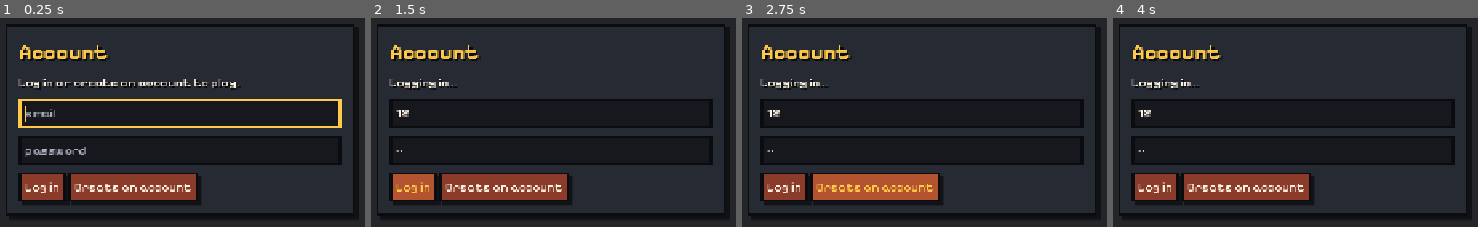
Above: before the commit, frames 1-4 (left to right).
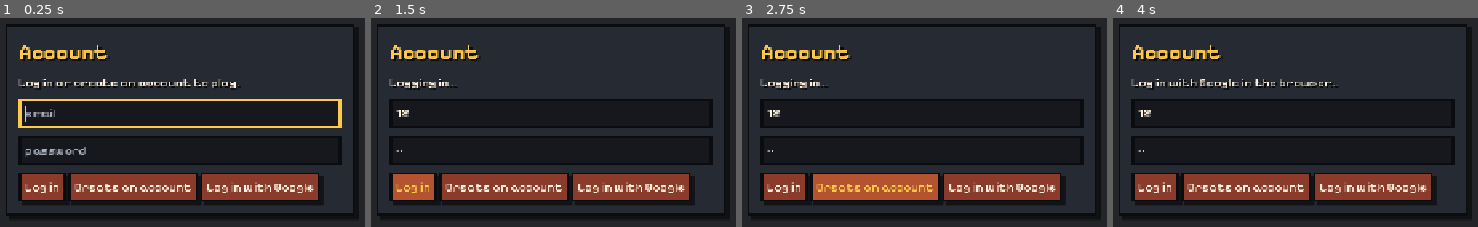
Above: after the commit, the same moments.

Repository: LeandreBl/octo-magic
Game: Godot game, scene res://game/main.tscn
Two runs of this game, one before a commit and one after it. Both use one fixed random seed, a clock stepped at 60 frames per second and the inputs below.
Inputs (mouse positions are in pixels of both pictures, inside the frame that each line leads up to):
- Up to frame 1 (0.25 s): no input
- Up to frame 2 (1.5 s): click (549, 114) at 0.52 s; type "12" at 0.6 s; click (549, 149) at 0.75 s; type "12" at 0.83 s; click "Log in" at 1.25 s
- Up to frame 3 (2.75 s): click "Create an account" at 2 s
- Up to frame 4 (4 s): click (1372, 187) at 2.75 s, where only the run after the commit has a clickable "Log in with Google"; tap Enter at 3.5 s; move the mouse to (1470, 97) at 3.52 s; hold D (move_right) from 3.53 s (still down); click (1470, 97) at 3.67 s

The runs differ from the first frame. In frame 1, 5.1% of the frame differs, in the area x 55-89%, y 74-90%; in frame 2, 5.1%; in frame 3, 5.1%; in frame 4, 6.2%, in the area x 11-89%, y 29-90%.

Commit message:
Google login on the website and in the game: createAuthUri/signInWithIdp without SDK, native through the browser and a local port, linking to a password account, Google re-login before deletion
Co-Authored-By: Claude Opus 5.5 <noreply@anthropic.com>

Diff:
--- a/game/account.gd
+++ b/game/account.gd
@@ -33,7 +33,7 @@
 	var row := HBoxContainer.new()
 	box.add_child(row)
 	for b in [["Log in", func(): _login(false)], ["Create an account", func(): _login(true)],
-			["Log out", Online.logout], ["Back", closed.emit]]:
+			["Log in with Google", _google], ["Log out", Online.logout], ["Back", closed.emit]]:
 		var button := Button.new()
 		button.text = b[0]
 		button.pressed.connect(b[1])
@@ -61,3 +61,11 @@
 	_refresh()
 	if err:
 		info.text = tr("Failed: %s") % tr(err)
+
+
+func _google() -> void:
+	info.text = tr("Log in with Google in the browser…")
+	var err := await Online.login_google()
+	_refresh()
+	if err:
+		info.text = tr("Failed: %s") % tr(err)
--- a/game/online.gd
+++ b/game/online.gd
@@ -1,7 +1,9 @@
 extends Node
 ## Autoload `Online`: the player's account on the online server
-## (backend/, NestJS). Firebase email/password login through the Identity
-## Toolkit REST API, the same code on web and native. An account has several
+## (backend/, NestJS). Firebase email/password or Google login through the
+## Identity Toolkit REST API. Google: on web through the website's account
+## page (web/site.js); native in the system browser, which comes back on a
+## local port (GOOGLE_PORT). An account has several
 ## characters, each with its profile; once logged in, the profile is the
 ## active character's: pulled at login (the server's copy wins; an account
 ## without characters gets one from the local profile), pushed on every save,
@@ -16,13 +18,19 @@
 
 const SESSION := "user://session.json"
 const WEB_SESSION := "octo.session"  # localStorage key, shared with the website (web/site.js)
+## The native Google login's redirect, http://localhost:GOOGLE_PORT/, is
+## registered on the Google OAuth client: change both together.
+const GOOGLE_PORT := 47815
+const GOOGLE_PAGE := "<!doctype html><meta charset=utf-8><title>Octo Magic</title><p>Octo Magic: back to the game, you can close this tab."
 const SPELL_ID := "^[\\w-]{1,64}$"
 ## Login errors, in English (translated where shown, locale/fr.po).
 const ERRORS := {"EMAIL_EXISTS": "email already in use", "EMAIL_NOT_FOUND": "invalid credentials",
 	"INVALID_PASSWORD": "invalid credentials", "INVALID_LOGIN_CREDENTIALS": "invalid credentials",
 	"INVALID_EMAIL": "invalid email", "MISSING_PASSWORD": "missing password",
 	"WEAK_PASSWORD": "password too short (6 characters min.)",
-	"TOO_MANY_ATTEMPTS_TRY_LATER": "too many attempts, try again later", "USER_DISABLED": "account disabled"}
+	"TOO_MANY_ATTEMPTS_TRY_LATER": "too many attempts, try again later", "USER_DISABLED": "account disabled",
+	"INVALID_IDP_RESPONSE": "Google login cancelled or refused",
+	"NEED_CONFIRMATION": "this email has a password account: log in with the password, Google will be linked to it"}
 
 var server := ""
 var identity := "https://identitytoolkit.googleapis.com/v1/accounts:"
@@ -39,6 +47,8 @@
 var _pushing := false
 var _dirty := false
 var _pending := []  # [character id, profile] of the last save, for _push
+var _google: TCPServer  # the native Google login waiting for the browser
+var _link := ""  # Google ID token to link to the account at the next password login
 
 
 func _ready() -> void:
@@ -74,15 +84,86 @@
 		return "server unreachable"
 	var r := await _http(identity + ("signUp" if create else "signInWithPassword") + "?key=" + api_key,
 		HTTPClient.METHOD_POST, {"email": mail.strip_edges(), "password": password, "returnSecureToken": true})
+	if r.ok and _link:  # see login_google()
+		var link := _link
+		_link = ""
+		var l := await _idp({"idToken": r.json.idToken, "postBody": "id_token=%s&providerId=google.com" % link,
+			"requestUri": "http://localhost"})
+		if l.ok:
+			r = l
+	return await _logged_in(r, mail)
+
+
+## Logs in with Google: on web, the website's account page does it and comes
+## back to the game; native, in the system browser, back on GOOGLE_PORT.
+## Returns an error message, or "".
+func login_google() -> String:
+	if OS.has_feature("web"):
+		JavaScriptBridge.eval("window.top.location.assign('/account?google')")
+		return ""
+	if api_key.is_empty() and not await _config():
+		return "server unreachable"
+	var uri := "http://localhost:%d/" % GOOGLE_PORT
+	var r := await _http(identity + "createAuthUri?key=" + api_key, HTTPClient.METHOD_POST,
+		{"providerId": "google.com", "continueUri": uri})
 	if not r.ok:
-		var e: Variant = r.json.get("error") if r.json is Dictionary else null
-		var code := str(e.get("message", "")) if e is Dictionary else ""
-		return ERRORS.get(code.get_slice(" ", 0), code if code else "identity server unreachable")
+		return _error(r)
+	if _google:
+		_google.stop()  # a login left in the browser: this one replaces it
+	var tcp := TCPServer.new()
+	_google = tcp
+	if tcp.listen(GOOGLE_PORT, "127.0.0.1") != OK:
+		return "local port %d busy" % GOOGLE_PORT
+	OS.shell_open(str(r.json.authUri))
+	# ponytail: reads only the first chunk of each request, enough for its first line.
+	var query := ""
+	var peers: Array[StreamPeerTCP] = []
+	var deadline := Time.get_ticks_msec() + 600000
+	while query.is_empty() and tcp.is_listening() and Time.get_ticks_msec() < deadline:
+		await get_tree().process_frame
+		if tcp.is_connection_available():
+			peers.append(tcp.take_connection())
+		for p in peers:
+			p.poll()
+			if p.get_status() != StreamPeerTCP.STATUS_CONNECTED or p.get_available_bytes() == 0:
+				continue
+			var path := p.get_utf8_string(p.get_available_bytes()).get_slice("\r\n", 0).get_slice(" ", 1)
+			var back := path.begins_with("/?")  # GET /?state=…&code=… (a favicon gets an empty page)
+			p.put_data(("HTTP/1.1 200 OK\r\nContent-Type: text/html; charset=utf-8\r\nConnection: close\r\n\r\n"
+				+ (GOOGLE_PAGE if back else "")).to_utf8_buffer())
+			p.disconnect_from_host()
+			if back:
+				query = path
+	tcp.stop()
+	if query.is_empty():
+		return "Google login cancelled or refused"
+	r = await _idp({"requestUri": uri + query.trim_prefix("/"), "sessionId": r.json.sessionId, "returnIdpCredential": true})
+	if r.ok and r.json is Dictionary and r.json.get("needConfirmation", false):
+		_link = str(r.json.get("oauthIdToken", ""))
+		return ERRORS.NEED_CONFIRMATION
+	return await _logged_in(r, "")
+
+
+func _idp(body: Dictionary) -> Dictionary:
+	body.returnSecureToken = true
+	return await _http(identity + "signInWithIdp?key=" + api_key, HTTPClient.METHOD_POST, body)
+
+
+## The end of a login: the session, then the profile. Returns an error message, or "".
+func _logged_in(r: Dictionary, mail: String) -> String:
+	if not r.ok:
+		return _error(r)
 	email = str(r.json.get("email", mail))
 	_set_session(r.json.idToken, r.json.refreshToken, r.json.expiresIn)
 	await pull()
 	changed.emit()
 	return ""
+
+
+func _error(r: Dictionary) -> String:
+	var e: Variant = r.json.get("error") if r.json is Dictionary else null
+	var code := str(e.get("message", "")) if e is Dictionary else ""
+	return ERRORS.get(code.get_slice(" ", 0), code if code else "identity server unreachable")
 
 
 func logout() -> void:
--- /dev/null
+++ b/tests/tmp_google.gd
@@ -0,0 +1,9 @@
+extends SceneTree
+func _initialize() -> void:
+	await process_frame
+	var o: Node = root.get_node("Online")
+	o.server = "http://127.0.0.1:9911"
+	o.identity = "http://127.0.0.1:9911/v1/accounts:"
+	var err: String = await o.login_google()
+	print("ERR=", err, " EMAIL=", o.email, " IN=", o.logged_in())
+	quit()
Not shown, changed: locale/fr.po
